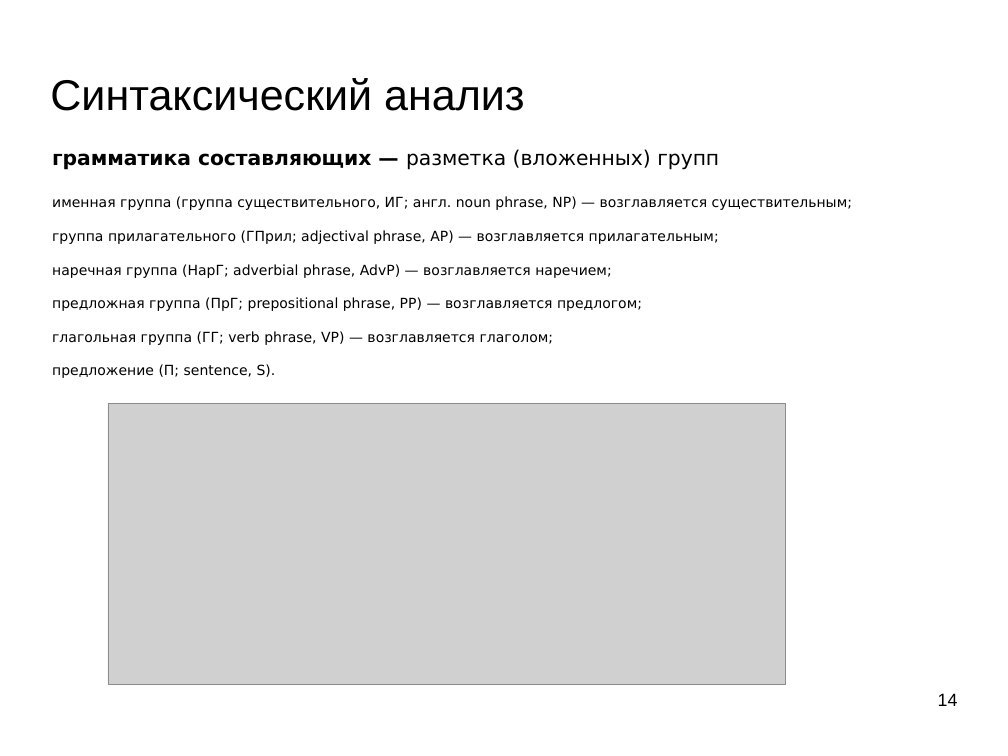
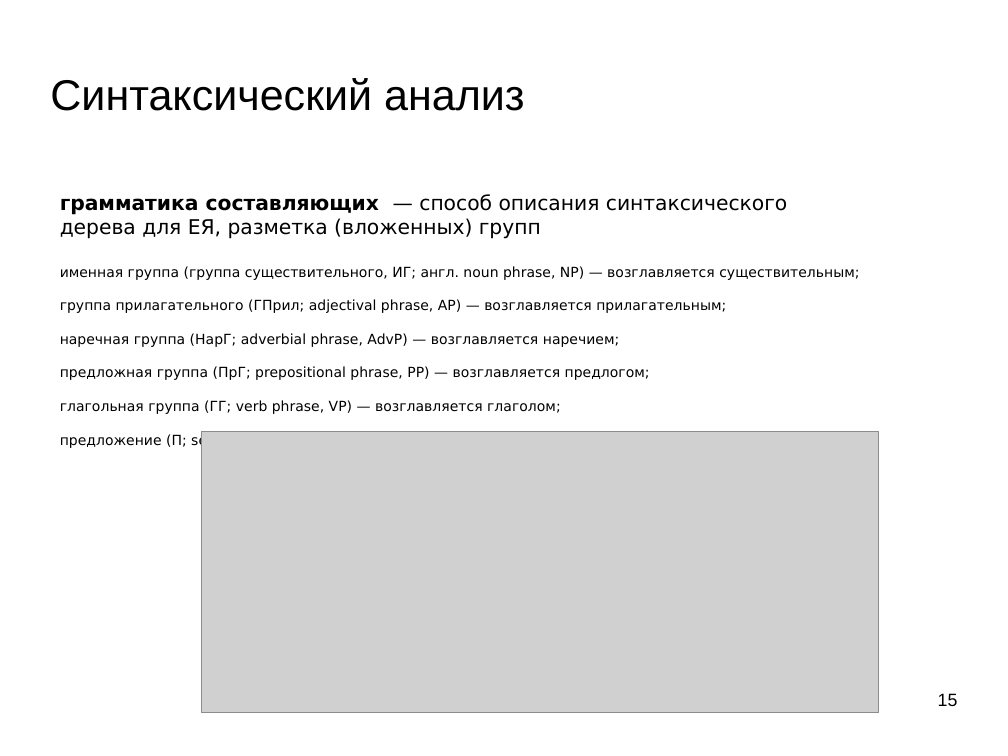
Before and after one commit to mechanoid5/ml_nlp_2022, a slide deck: slide 15 of 07-synt-grammar.odp (slide 14 before the commit). Drawn at 1008x756 pixels with LibreOffice and Linux fonts; fonts in the diff are those of the drawing; grey boxes stand for pictures; background and template pictures are left out. Boxes give left, top, right and bottom in pixels: in the first picture for what was removed or moved away, otherwise in the second. Text is boxed around its words. In the diff, an @@ line names an element or a change of style, - is before the commit and + after.

```diff
--- a/07-synt-grammar.odp
+++ b/07-synt-grammar.odp
@@ text "грамматика составляющих — способ описания ...": place and size @@
-text "грамматика составляющих — способ описания ..." at box(52, 149, 852, 378)
+text "грамматика составляющих — способ описания ..." at box(60, 194, 859, 448)
@@ text at box(60, 194, 787, 239): text changed @@
-грамматика составляющих — разметка (вложенных) групп
+грамматика составляющих — способ описания синтаксического дерева для ЕЯ, разметка (вложенных) групп
@@ picture: place and size @@
-picture at box(108, 403, 786, 684)
+picture at box(201, 432, 879, 713)
@@ page number at box(938, 693, 958, 706): text changed @@
-14
+15
```
Also in this commit, not shown: 9 slides added, 1 slide removed, 1 other file.
